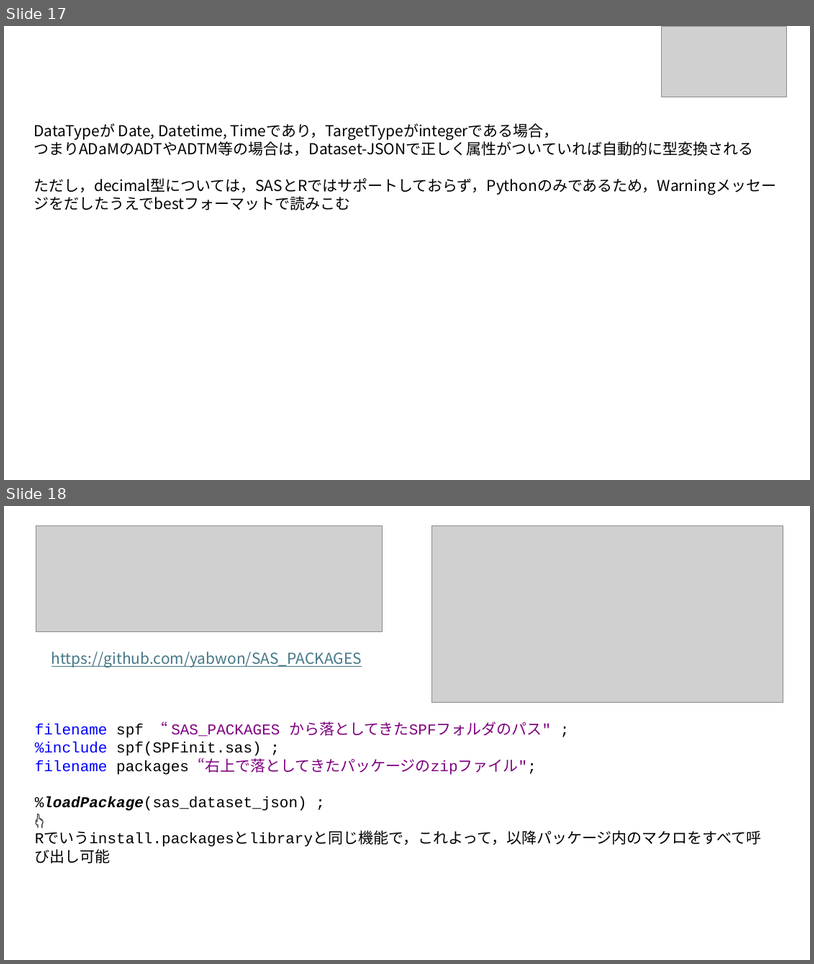
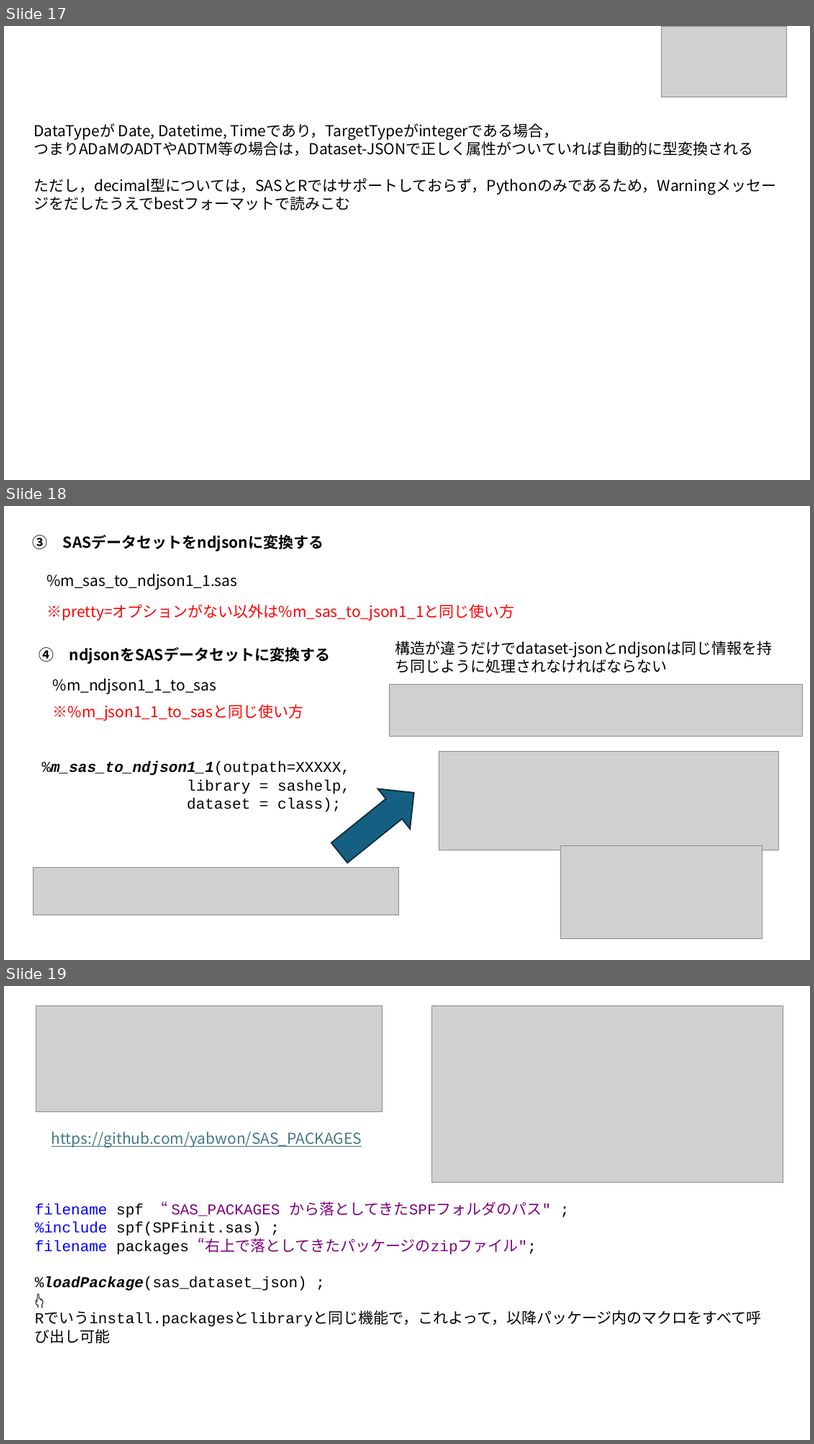
Before and after one commit to Morioka-Yutaka/sas_dataset_json, a slide deck: sas_dataset_jsonの使い方_[日本ユーザ向け].pptx. Shown one above the other, each under a label of ours: slides 17 and 18 before the commit, slides 17, 18 and 19 after it. The pictures are 814x964 and 814x1444 pixels, drawn with LibreOffice and Linux fonts; fonts in the diff are those of the drawing; grey boxes stand for pictures. Boxes give left, top, right and bottom in pixels: in the first picture for what was removed or moved away, otherwise in the second. Text is boxed around its words. In the diff, an @@ line names an element or a change of style, - is before the commit and + after.

```diff
--- a/sas_dataset_jsonの使い方_[日本ユーザ向け].pptx
+++ b/sas_dataset_jsonの使い方_[日本ユーザ向け].pptx
@@ slide 18 added at (x1=4, y1=506, x2=810, y2=960), background #FFFFFF @@
@@ text added at (x1=33, y1=535, x2=324, y2=551), 18 pt, text #000000, bold @@
+③ SASデータセットをndjsonに変換する
@@ text added at (x1=46, y1=574, x2=237, y2=590), 18 pt, text #000000 @@
+%m_sas_to_ndjson1_1.sas
@@ text added at (x1=46, y1=604, x2=514, y2=620), 18 pt, text #FF0000 @@
+※pretty=オプションがない以外は%m_sas_to_json1_1と同じ使い方
@@ text added at (x1=39, y1=647, x2=330, y2=664), 18 pt, text #000000, bold @@
+④ ndjsonをSASデータセットに変換する
@@ text added at (x1=396, y1=641, x2=773, y2=657), 18 pt, text #000000 @@
+構造が違うだけでdataset-jsonとndjsonは同じ情報を持ち同じように処理されなければならない
@@ text added at (x1=53, y1=678, x2=217, y2=694), 18 pt, text #000000 @@
+%m_ndjson1_1_to_sas
@@ picture added at (x1=390, y1=685, x2=804, y2=736) @@
@@ text added at (x1=53, y1=704, x2=304, y2=721), 18 pt, text #FF0000 @@
+※%m_json1_1_to_sasと同じ使い方
@@ text added at (x1=42, y1=761, x2=350, y2=812), 18 pt, text #000000 @@
+%m_sas_to_ndjson1_1(outpath=XXXXX,
+library = sashelp,
+dataset = class);
@@ picture added at (x1=439, y1=752, x2=779, y2=850) @@
@@ right arrow added at (x1=323, y1=772, x2=430, y2=872), fill #156082, outline #092A39 1.5 pt @@
@@ picture added at (x1=561, y1=845, x2=762, y2=938) @@
@@ picture added at (x1=33, y1=867, x2=399, y2=915) @@
@@ what was slide 18 is now slide 19 @@
```
Also in this commit, not shown: 1 slide changed.
